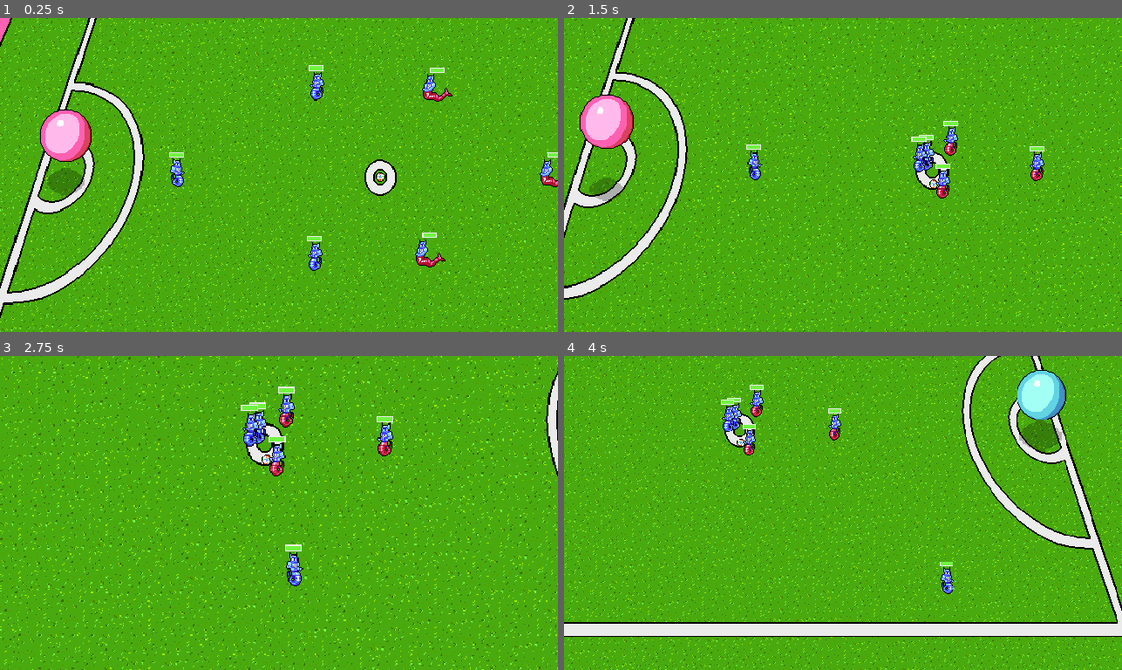
Above: before the commit, frames 1-4 (two rows, left to right).
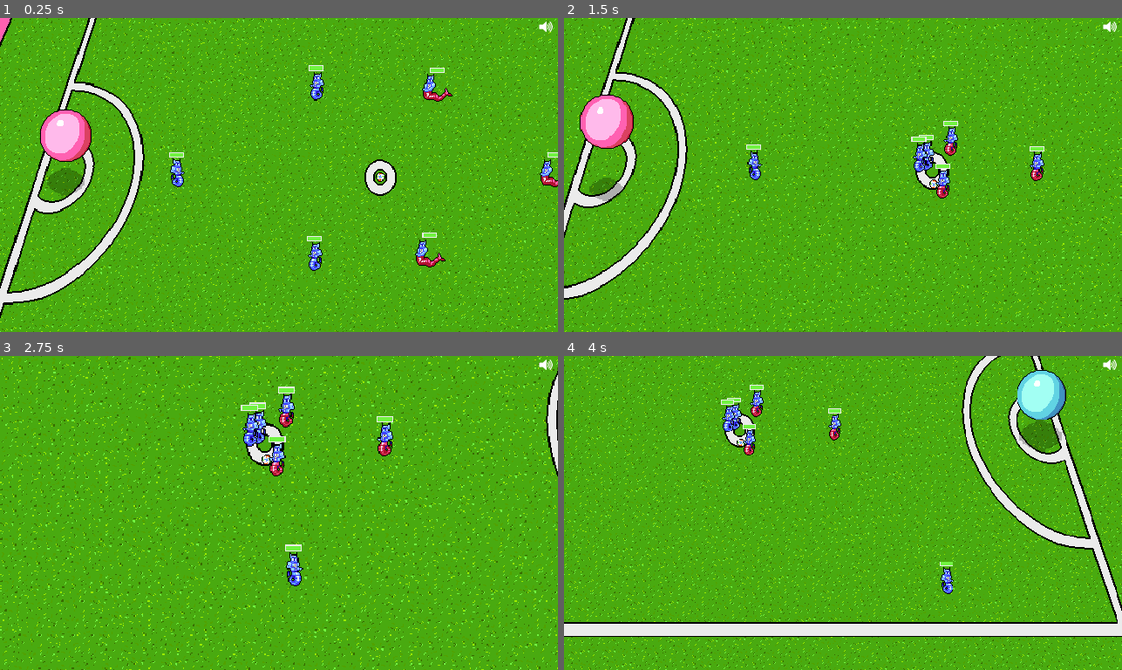
Above: after the commit, the same moments.

Repository: gamkedo-la/Elementaball
Game: Godot game, scene res://Node2D.tscn
Two runs of this game, one before a commit and one after it. Both use one fixed random seed, a clock stepped at 60 frames per second and the inputs below.
Inputs (mouse positions are in pixels of both pictures, inside the frame that each line leads up to):
- Up to frame 1 (0.25 s): no input
- Up to frame 2 (1.5 s): click (1110, 27) at 0.52 s; hold Right (ui_right) from 1.28 s (still down)
- Up to frame 3 (2.75 s): release Right (ui_right) at 2.03 s; hold Down (ui_down) from 2.03 s (still down)
- Up to frame 4 (4 s): release Down (ui_down) at 2.78 s; hold Right (ui_right) 2.78-3.53 s; hold Up (ui_up) from 3.53 s (still down)

The runs differ from the first frame. In frame 1, less than 0.1% of the frame differs, in the area x 96-100%, y 1-5%; in frame 2, less than 0.1%; in frame 3, less than 0.1%; in frame 4, less than 0.1%.

Commit message:
mute button (wip)

Diff:
--- a/Node2D.tscn
+++ b/Node2D.tscn
@@ -10,6 +10,8 @@
 [ext_resource path="res://Art/Sprites/enemy_goal.png" type="Texture" id=8]
 [ext_resource path="res://Players/Defense Zones/EnemyRight.tscn" type="PackedScene" id=9]
 [ext_resource path="res://Players/blue_player_stats.tres" type="Resource" id=10]
+[ext_resource path="res://UI/MuteButton.gd" type="Script" id=11]
+[ext_resource path="res://Art/UI/speaker_on.png" type="Texture" id=12]
 
 [sub_resource type="AnimationNodeStateMachinePlayback" id=1]
 
@@ -191,6 +193,24 @@
 current = true
 script = ExtResource( 7 )
 margin = Vector2( 200, 100 )
+
+[node name="GUICanvasLayer" type="CanvasLayer" parent="."]
+layer = 10
+
+[node name="MuteButton" type="ToolButton" parent="GUICanvasLayer"]
+margin_left = 305.799
+margin_top = -0.749153
+margin_right = 333.799
+margin_bottom = 23.2508
+rect_scale = Vector2( 0.5, 0.5 )
+hint_tooltip = "Sound ON/OFF"
+focus_mode = 0
+enabled_focus_mode = 0
+icon = ExtResource( 12 )
+script = ExtResource( 11 )
+__meta__ = {
+"_edit_use_anchors_": false
+}
 
 [connection signal="id_pressed" from="Popup/KickMenu" to="Ball" method="_on_KickMenu_id_pressed"]
 [connection signal="id_pressed" from="Popup/TackleMenu" to="Ball" method="_on_TackleMenu_id_pressed"]
@@ -201,6 +221,7 @@
 [connection signal="body_exited" from="Enemy3/InterceptArea" to="Enemy3" method="_on_InterceptArea_body_exited"]
 [connection signal="body_entered" from="Enemy2/InterceptArea" to="Enemy2" method="_on_InterceptArea_body_entered"]
 [connection signal="body_exited" from="Enemy2/InterceptArea" to="Enemy2" method="_on_InterceptArea_body_exited"]
+[connection signal="pressed" from="GUICanvasLayer/MuteButton" to="GUICanvasLayer/MuteButton" method="_on_MuteButton_pressed"]
 
 [editable path="Player"]
 [editable path="Player2"]
--- /dev/null
+++ b/UI/MuteButton.gd
@@ -0,0 +1,16 @@
+extends ToolButton
+
+var muted = false
+
+func _on_MuteButton_pressed():
+	self.muted = !self.muted
+
+	if (self.muted):
+		print("SOUND MUTED")
+	else:
+		print("SOUND ENABLED")
+
+	AudioServer.set_bus_mute(AudioServer.get_bus_index("Master"), self.muted)
+
+	# example of how sounds get played
+	# AudioQueen.emit_signal("playSound", menuAbilities[id].sound)
--- a/project.godot
+++ b/project.godot
@@ -46,6 +46,7 @@
 [global]
 
 "v sync"=false
+full=false
 
 [importer_defaults]
 
Binary file added: Art/UI/speaker_off.png
Not shown, added: Art/UI/speaker_off.png.import
Binary file added: Art/UI/speaker_on.png
Not shown, added: Art/UI/speaker_on.png.import
Not shown: 1 places in Node2D.tscn that only renumber resources
